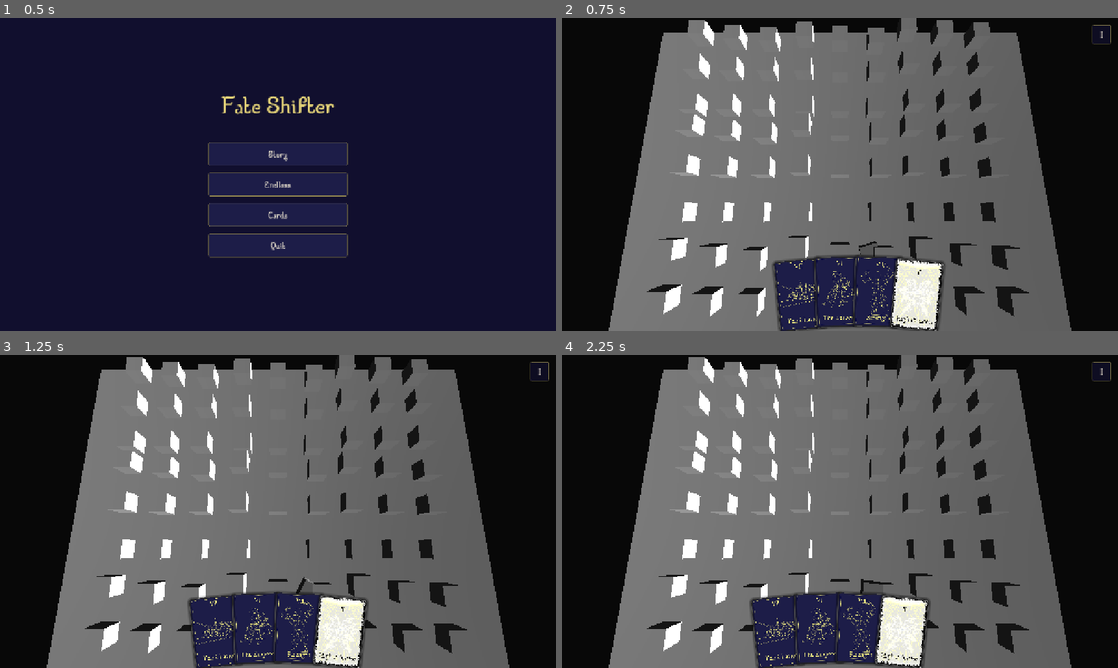
Above: before the commit, frames 1-4 (two rows, left to right).
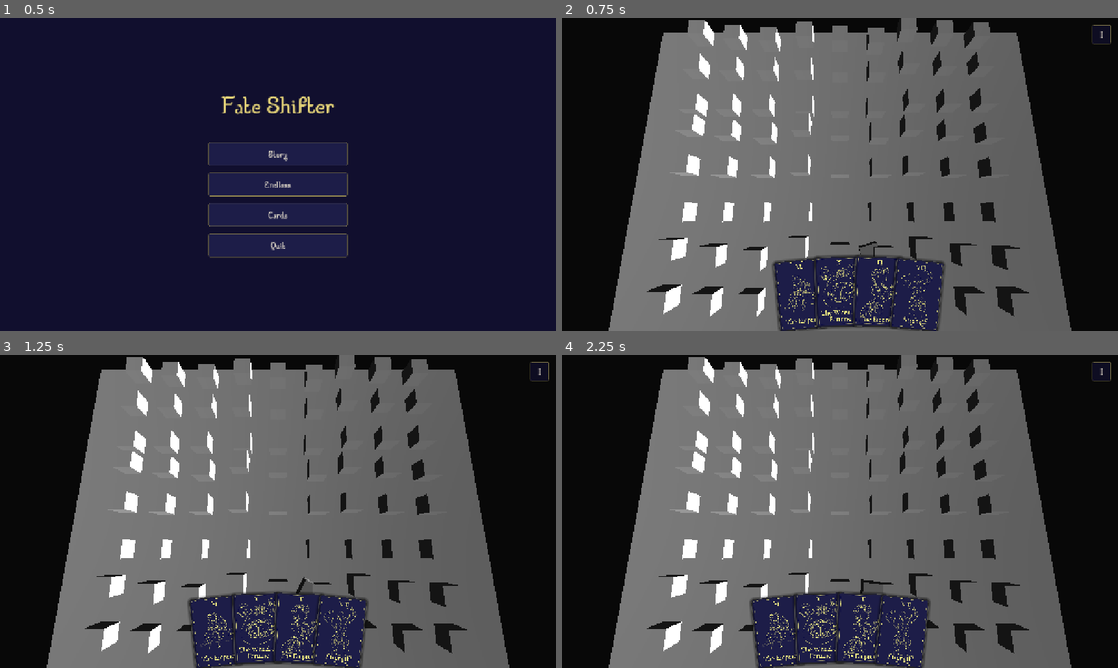
Above: after the commit, the same moments.

Repository: Cthulhu5227/GameOffShift
Game: Godot game, scene res://menus/main_menu.tscn
Same seed, same stepped clock (60 frames per second), same inputs: the game is played once before the commit and once after it.
Inputs:
- Up to frame 1 (0.5 s): no input
- Up to frame 2 (0.75 s): click "Story" at 0.5 s
- Up to frame 3 (1.25 s): no input
- Up to frame 4 (2.25 s): click "I" at 1.25 s; click "Resume" at 2 s

Frame 1 is identical in both runs. In frame 2, 2.6% of the frame differs, in the area x 39-69%, y 76-100%; in frame 3, 2.7%, in the area x 35-66%, y 76-100%; in frame 4, 2.7%.

Commit message:
Added more card art.

Diff:
--- a/shift/cards/card_data.gd
+++ b/shift/cards/card_data.gd
@@ -9,6 +9,8 @@
 @export var art: Texture2D # Texture
 @export_multiline var description: String # Description of card.
 @export var glow_shader: Shader
+## Effects this card has in every fate, on top of any a scenario adds for it.
+@export var effects: Array[CardEffect] = []
 
 @export_group("Traits")
 @export_range(0, 3) var physical: int = 0 # Say used for physical reqs.
--- a/shift/cards/data/wheel_of_fortune.tres
+++ b/shift/cards/data/wheel_of_fortune.tres
@@ -1,13 +1,19 @@
 [gd_resource type="Resource" script_class="CardData" format=3]
 
 [ext_resource type="Script" uid="uid://cmf86vjcjdi4m" path="res://cards/card_data.gd" id="1_card"]
+[ext_resource type="Script" path="res://cards/card_effect.gd" id="2_effect"]
+[ext_resource type="Script" path="res://cards/effects/roulette_effect.gd" id="3_roulette"]
+
+[sub_resource type="Resource" id="Resource_roulette"]
+script = ExtResource("3_roulette")
 
 [resource]
 script = ExtResource("1_card")
 id = &"wheel_of_fortune"
 display_name = "Wheel of Fortune"
 number = 10
-description = ""
+description = "Fate becomes a game of roulette. Pick red, black or green."
+effects = Array[ExtResource("2_effect")]([SubResource("Resource_roulette")])
 
 physical = 0
 insight = 0
--- /dev/null
+++ b/shift/cards/effects/roulette_effect.gd
@@ -0,0 +1,7 @@
+class_name RouletteEffect
+extends CardEffect
+
+## Throws away the fate web: the fate is decided by a roulette spin instead.
+
+func on_played(popup: Node, _card: CardData) -> void:
+	popup.enter_roulette()
--- /dev/null
+++ b/shift/core/roulette_math.gd
@@ -0,0 +1,35 @@
+class_name RouletteMath
+extends RefCounted
+
+## European roulette: one green 0 and 36 numbers that alternate red/black around the wheel.
+
+enum Pick { RED, BLACK, GREEN }
+
+## Numbers in the order they sit around a real wheel, starting at 0.
+const POCKETS := [0, 32, 15, 19, 4, 21, 2, 25, 17, 34, 6, 27, 13, 36, 11, 30, 8, 23, 10,
+	5, 24, 16, 33, 1, 20, 14, 31, 9, 22, 18, 29, 7, 28, 12, 35, 3, 26]
+
+const NAMES := {Pick.RED: "Red", Pick.BLACK: "Black", Pick.GREEN: "Green"}
+const COLOURS := {
+	Pick.RED: Color(0.72, 0.13, 0.15),
+	Pick.BLACK: Color(0.08, 0.08, 0.1),
+	Pick.GREEN: Color(0.1, 0.5, 0.25),
+}
+
+## Colour of the pocket at this index into POCKETS (not the printed number).
+static func colour_of(index: int) -> Pick:
+	if index == 0:
+		return Pick.GREEN
+	return Pick.RED if index % 2 == 1 else Pick.BLACK
+
+## Picks the pocket the ball lands in. Decided before the spin animation plays.
+static func spin() -> int:
+	return randi() % POCKETS.size()
+
+## Chance of winning if you bet on this colour.
+static func chance(pick: Pick) -> float:
+	var hits := 0
+	for i in POCKETS.size():
+		if colour_of(i) == pick:
+			hits += 1
+	return float(hits) / POCKETS.size()
--- a/shift/scenarios/scenario.gd
+++ b/shift/scenarios/scenario.gd
@@ -29,6 +29,9 @@
 var weights := PackedFloat32Array() # how often the ball lands in each wedge
 var _last_card: CardData
 var _played_effects: Array[CardEffect] = []
+var _roulette := false # set by the Wheel of Fortune: the web no longer matters
+var _roulette_wheel: RouletteWheel
+var _picks: HBoxContainer
 
 func setup(p_data: ScenarioData) -> Control:
 	data = p_data
@@ -63,10 +66,13 @@
 	_update_chance_label()
 
 func _update_chance_label():
+	if _roulette:
+		chance.text = "The wheel decides now. Pick a colour."
+		return
 	chance.text = "Chance of success: %d%%" % roundi(current_chance * 100)
 
 func _can_drop_card(_pos: Vector2, d: Variant) -> bool:
-	return not _has_rolled and d is Dictionary and d.has("card_view")
+	return not _has_rolled and not _roulette and d is Dictionary and d.has("card_view")
 
 func _drop_card(_pos: Vector2, d: Variant) -> void:
 	var view: CardView = d.card_view
@@ -80,7 +86,9 @@
 	for i in FateMath.SIDES:
 		radii[i] = minf(radii[i] + growth[i], 1.0)
 
-	var effects := data.get_card_effects(card) # empty unless this scenario lists effects for this card
+	var effects: Array[CardEffect] = []
+	effects.append_array(card.effects) # effects the card always has
+	effects.append_array(data.get_card_effects(card)) # extra ones this scenario lists for the card
 	for e in effects:
 		e.on_played(self, card)
 	_played_effects.append_array(effects)
@@ -113,15 +121,87 @@
 
 	# Decide the outcome first; the ball animation just shows it.
 	var r := FateMath.roll(radii, weights)
-	var success: bool = r.success
 	await wheel.roll_to(r.point, r.wedge)
-
 	var t: StringName = CardData.TRAITS[r.wedge]
-	result.text = "%s / %s" % ["SUCCESS" if success else "FAILED", String(t).capitalize()]
+	_show_result(r.success, String(t).capitalize(), t)
+
+## Swaps the fate pentagon for a roulette wheel and the Spin button for colour bets.
+func enter_roulette() -> void:
+	if _roulette:
+		return
+	_roulette = true
+
+	_roulette_wheel = RouletteWheel.new()
+	_roulette_wheel.custom_minimum_size = wheel.custom_minimum_size
+	_roulette_wheel.modulate.a = 0.0
+	_roulette_wheel.hide()
+	var spinner := wheel.get_parent()
+	spinner.add_child(_roulette_wheel)
+	spinner.move_child(_roulette_wheel, wheel.get_index() + 1)
+
+	_picks = _build_picks()
+	var buttons_parent := roll.get_parent()
+	buttons_parent.add_child(_picks)
+	buttons_parent.move_child(_picks, roll.get_index())
+	roll.hide()
+
+	var t := create_tween()
+	t.tween_property(wheel, "modulate:a", 0.0, 0.3)
+	t.tween_callback(func():
+		wheel.hide()
+		_roulette_wheel.show())
+	t.tween_property(_roulette_wheel, "modulate:a", 1.0, 0.3)
+	_update_chance_label()
+
+func _build_picks() -> HBoxContainer:
+	var box := HBoxContainer.new()
+	box.add_theme_constant_override("separation", 12)
+	for pick in [RouletteMath.Pick.RED, RouletteMath.Pick.BLACK, RouletteMath.Pick.GREEN]:
+		var b := Button.new()
+		b.text = "%s  (%.1f%%)" % [RouletteMath.NAMES[pick], RouletteMath.chance(pick) * 100.0]
+		b.custom_minimum_size = Vector2(0, 50)
+		b.size_flags_horizontal = Control.SIZE_EXPAND_FILL
+		b.mouse_default_cursor_shape = Control.CURSOR_POINTING_HAND
+		var colour: Color = RouletteMath.COLOURS[pick]
+		var looks := {"normal": colour, "hover": colour.lightened(0.2),
+			"pressed": colour.darkened(0.2), "disabled": colour.darkened(0.5)}
+		for state in looks:
+			var sb := StyleBoxFlat.new()
+			sb.bg_color = looks[state]
+			sb.border_color = Color(0.95, 0.85, 0.45)
+			sb.set_border_width_all(2)
+			sb.set_corner_radius_all(6)
+			b.add_theme_stylebox_override(state, sb)
+		b.add_theme_stylebox_override("focus", StyleBoxEmpty.new())
+		for c in ["font_color", "font_hover_color", "font_pressed_color", "font_focus_color"]:
+			b.add_theme_color_override(c, Color.WHITE)
+		b.pressed.connect(_on_pick.bind(pick))
+		box.add_child(b)
+	return box
+
+func _on_pick(pick: RouletteMath.Pick) -> void:
+	if _has_rolled:
+		return
+	_has_rolled = true
+	for b: Button in _picks.get_children():
+		b.disabled = true
+	chance.text = "You bet on %s." % RouletteMath.NAMES[pick]
+
+	var index := RouletteMath.spin()
+	await _roulette_wheel.spin_to(index)
+	var landed := RouletteMath.colour_of(index)
+	_picks.hide()
+	var label := "%s %d" % [RouletteMath.NAMES[landed], RouletteMath.POCKETS[index]]
+	_show_result(landed == pick, label, &"chaos")
+
+## Shows the result, swaps in the Continue button and starts the auto-close timer.
+func _show_result(success: bool, label: String, t: StringName) -> void:
+	result.text = "%s / %s" % ["SUCCESS" if success else "FAILED", label]
 	result.add_theme_color_override("font_color", SUCCESS_COLOR if success else FAIL_COLOR)
 	outcome.text = data.get_outcome_text(t, _last_card, success)
 
 	roll.text = "Continue"
+	roll.show()
 	roll.disabled = false
 	roll.grab_focus()
 	rolled.emit(success)
--- a/shift/story/data/monday.tres
+++ b/shift/story/data/monday.tres
@@ -6,9 +6,11 @@
 [ext_resource type="Resource" path="res://scenarios/data/stuck_cat.tres" id="4_cat"]
 [ext_resource type="Resource" path="res://scenarios/data/lost_wallet.tres" id="5_wallet"]
 [ext_resource type="Resource" path="res://cards/data/strength.tres" id="6_strength"]
-[ext_resource type="Resource" path="res://cards/data/the_chariot.tres" id="7_chariot"]
-[ext_resource type="Resource" path="res://cards/data/the_emperor.tres" id="8_lovers"]
+[ext_resource type="Resource" path="res://cards/data/wheel_of_fortune.tres" id="7_chariot"]
+[ext_resource type="Resource" path="res://cards/data/the_emperor.tres" id="8_emperor"]
 [ext_resource type="Resource" path="res://cards/data/the_high_priestess.tres" id="9_priestess"]
+[ext_resource type="Resource" path="res://cards/data/the_empress.tres" id="10_empress"]
+
 
 
 [resource]
@@ -17,7 +19,7 @@
 intro_text = "Welcome to your first shift as a fate crisis worker!"
 scenarios = Array[ExtResource("2_scen")]([ExtResource("4_cat"), ExtResource("5_wallet")])
 max_fates_on_map = 1
-cards = Array[ExtResource("3_card")]([ExtResource("6_strength"), ExtResource("7_chariot"), ExtResource("8_lovers"), ExtResource("9_priestess")])
+cards = Array[ExtResource("3_card")]([ExtResource("6_strength"), ExtResource("7_chariot"), ExtResource("8_emperor"), ExtResource("9_priestess"), ExtResource("10_empress")])
 hand_size = 4
 draw_per_fate = 0
 quota = 1
--- /dev/null
+++ b/shift/ui/roulette_wheel.gd
@@ -0,0 +1,120 @@
+class_name RouletteWheel
+extends Control
+
+## A spinning roulette wheel. Call spin_to() with a pocket index from RouletteMath.spin().
+
+const RIM_COLOUR := Color(0.9, 0.9, 0.9)
+const GOLD := Color(0.95, 0.85, 0.45)
+const WOOD := Color(0.3, 0.17, 0.09)
+const HUB_COLOUR := Color(0.12, 0.1, 0.25)
+const MARGIN := 24.0
+const CIRCLE_POINTS := 96
+
+# Ring sizes, as a fraction of the wheel radius.
+const POCKET_OUTER := 0.9
+const POCKET_INNER := 0.64
+const NUMBER_RING := 0.81
+const BALL_TRACK := 0.95
+const BALL_REST := 0.7
+
+const WHEEL_TURNS := 3 # full turns the wheel makes while spinning
+const BALL_LAPS := 6 # full laps the ball makes the other way
+
+var spin_angle := 0.0 # wheel rotation; pocket 0 points this way
+var ball_angle := -PI / 2.0
+var ball_radius := BALL_TRACK
+var ball_visible := false
+var highlight := -1
+
+func _step() -> float:
+	return TAU / RouletteMath.POCKETS.size()
+
+func _radius() -> float:
+	return minf(size.x, size.y) / 2.0 - MARGIN
+
+## Spins and lands pocket `index` under the pointer at the top. Await it.
+func spin_to(index: int, duration := 4.5) -> void:
+	highlight = -1
+	ball_visible = true
+	var top := -PI / 2.0
+	# Wheel turns clockwise and must end with the pocket at the top.
+	var target := top - index * _step()
+	var from_wheel := spin_angle
+	var to_wheel := target + TAU * ceilf((from_wheel + WHEEL_TURNS * TAU - target) / TAU)
+	# Ball runs anticlockwise round the track and ends at the top too.
+	var from_ball := top + randf() * TAU
+	var to_ball := top - BALL_LAPS * TAU
+	var t := create_tween()
+	t.tween_method(_animate.bind(from_wheel, to_wheel, from_ball, to_ball), 0.0, 1.0, duration)
+	await t.finished
+	spin_angle = fmod(to_wheel, TAU)
+	highlight = index
+	queue_redraw()
+
+func _animate(k: float, from_wheel: float, to_wheel: float, from_ball: float, to_ball: float) -> void:
+	spin_angle = lerpf(from_wheel, to_wheel, 1.0 - pow(1.0 - k, 4.0))
+	ball_angle = lerpf(from_ball, to_ball, 1.0 - pow(1.0 - k, 3.0))
+	# Ball drops off the track into the pockets near the end.
+	ball_radius = lerpf(BALL_TRACK, BALL_REST, smoothstep(0.7, 1.0, k))
+	queue_redraw()
+
+func _arc(centre: Vector2, r: float, a0: float, a1: float, steps: int) -> PackedVector2Array:
+	var pts := PackedVector2Array()
+	for s in steps + 1:
+		pts.append(centre + Vector2.from_angle(lerpf(a0, a1, float(s) / steps)) * r)
+	return pts
+
+func _draw() -> void:
+	var centre := size / 2.0
+	var r := _radius()
+	var step := _step()
+	var font := get_theme_default_font()
+	var fs := 11
+
+	# Wooden bowl and ball track
+	draw_circle(centre, r, WOOD)
+
+	# Pockets
+	for i in RouletteMath.POCKETS.size():
+		var a0 := spin_angle + (i - 0.5) * step
+		var a1 := a0 + step
+		var colour: Color = RouletteMath.COLOURS[RouletteMath.colour_of(i)]
+		if i == highlight:
+			colour = colour.lightened(0.45)
+		var poly := _arc(centre, r * POCKET_OUTER, a0, a1, 3)
+		var inner := _arc(centre, r * POCKET_INNER, a0, a1, 3)
+		inner.reverse()
+		poly.append_array(inner)
+		draw_colored_polygon(poly, colour)
+		draw_line(centre + Vector2.from_angle(a0) * r * POCKET_INNER,
+			centre + Vector2.from_angle(a0) * r * POCKET_OUTER, GOLD, 1.0, true)
+
+	# Numbers, rotated so they read outward from the centre
+	for i in RouletteMath.POCKETS.size():
+		var mid := spin_angle + i * step
+		var s := str(RouletteMath.POCKETS[i])
+		var w := font.get_string_size(s, HORIZONTAL_ALIGNMENT_LEFT, -1, fs).x
+		draw_set_transform(centre + Vector2.from_angle(mid) * r * NUMBER_RING, mid + PI / 2.0)
+		draw_string(font, Vector2(-w / 2.0, fs / 3.0), s, HORIZONTAL_ALIGNMENT_LEFT, -1, fs, Color.WHITE)
+	draw_set_transform_matrix(Transform2D.IDENTITY)
+
+	# Hub with spokes that turn with the wheel
+	draw_circle(centre, r * POCKET_INNER, HUB_COLOUR)
+	draw_arc(centre, r * POCKET_INNER, 0.0, TAU, CIRCLE_POINTS, GOLD, 2.0, true)
+	draw_arc(centre, r * POCKET_OUTER, 0.0, TAU, CIRCLE_POINTS, GOLD, 1.5, true)
+	for k in 4:
+		var a := spin_angle + k * PI / 2.0
+		draw_line(centre, centre + Vector2.from_angle(a) * r * 0.4, GOLD, 3.0, true)
+	draw_circle(centre, r * 0.1, GOLD)
+
+	# Rim and pointer
+	draw_arc(centre, r, 0.0, TAU, CIRCLE_POINTS, RIM_COLOUR, 3.0, true)
+	var tip := centre + Vector2(0, -r + 6)
+	draw_colored_polygon(PackedVector2Array([
+		tip, centre + Vector2(-9, -r - 14), centre + Vector2(9, -r - 14)]), GOLD)
+
+	# Ball
+	if ball_visible:
+		var p := centre + Vector2.from_angle(ball_angle) * r * ball_radius
+		draw_circle(p, 6.0, Color.WHITE)
+		draw_arc(p, 6.0, 0.0, TAU, 24, Color.BLACK, 1.5, true)
Binary file changed: shift/cards/art/the_empress.png
Binary file changed: shift/cards/art/the_sun.png
Binary file changed: shift/cards/art/the_tower.png
Not shown, added: shift/cards/effects/roulette_effect.gd.uid
Not shown, added: shift/core/roulette_math.gd.uid
Not shown, added: shift/ui/roulette_wheel.gd.uid
